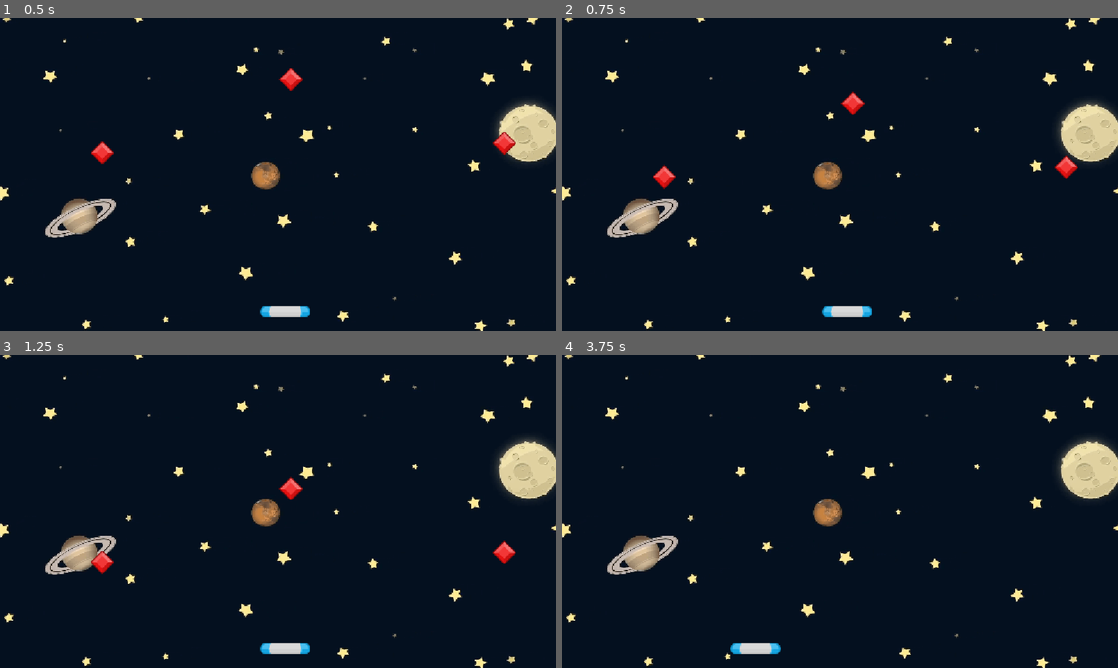
Above: before the commit, frames 1-4 (two rows, left to right).
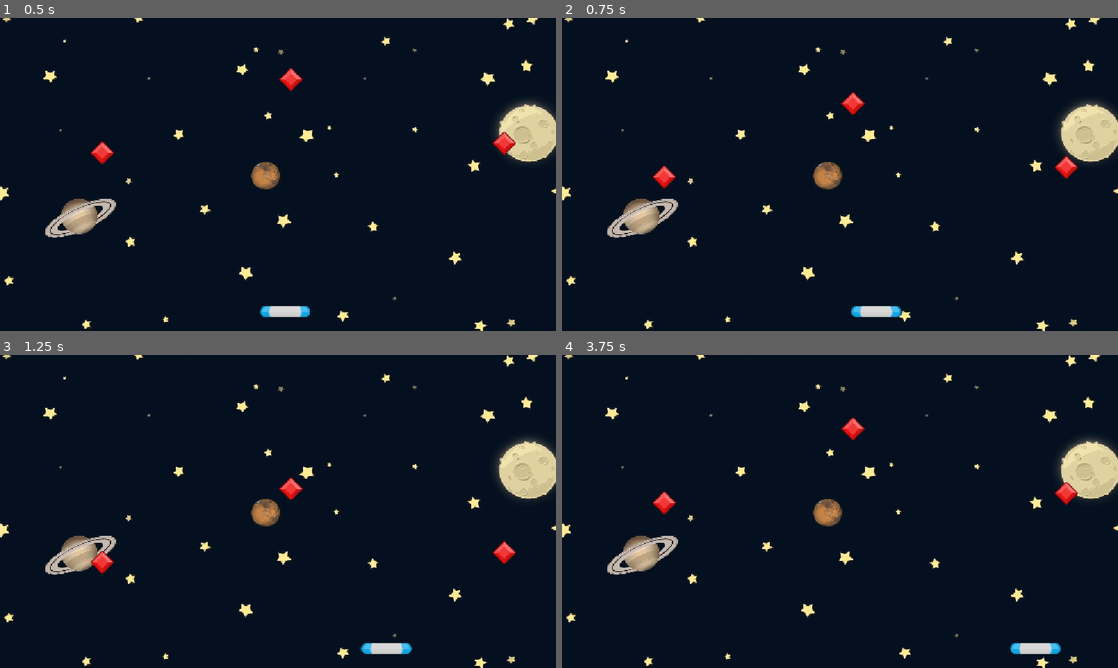
Above: after the commit, the same moments.

Repository: farzah14/gem_catcher
Game: Godot game, scene res://Scenes/ui/UI.tscn
Same seed, same stepped clock (60 frames per second), same inputs: the game is played once before the commit and once after it.
Inputs:
- Up to frame 1 (0.5 s): no input
- Up to frame 2 (0.75 s): hold Right (move_right, bound only after the commit) from 0.53 s (still down)
- Up to frame 3 (1.25 s): keep holding Right (move_right, bound only after the commit)
- Up to frame 4 (3.75 s): release Right (move_right, bound only after the commit) at 1.28 s; hold Left (move_left) 1.28-2.03 s; hold Right (move_right, bound only after the commit) 2.03-3.53 s; hold Left (move_left) from 3.53 s (still down)

Frame 1 is identical in both runs. In frame 2, 0.5% of the frame differs, in the area x 46-61%, y 92-96%; in frame 3, 0.6%; in frame 4, 1.2%, in the area x 16-93%, y 19-96%.

Commit message:
Add score to terminal output

Diff:
--- a/Scenes/Paddle/paddle.gd
+++ b/Scenes/Paddle/paddle.gd
@@ -1,19 +1,17 @@
 extends Area2D
 
-#Speed for movement Paddle
-@export var SPEED: float = 200.0
+var SPEED: float = 300.0 #Speed for movement Paddle
+var total_point: int = 0 #total_point when gem touch/hit paddle
+
+#Signal that stores a parameter to get the gem that was hit.
+signal scored(gem_hit: Area2D)
 
 # Called when the node enters the scene tree for the first time.
 func _ready() -> void:
-	pass # Replace with function body.
+	pass
 
 # Called every frame. 'delta' is the elapsed time since the previous frame.
 func _process(delta: float) -> void:
-	#if Input.is_action_pressed("move_right"):
-		#position.x += SPEED * delta
-	#if Input.is_action_pressed("move_left"):
-		#position.x -= SPEED * delta
-
 	#Movement_paddle using get_axis(-1, 1)
 	var movement_paddle: float = Input.get_axis("move_left", "move_right")
 	position.x +=  SPEED * delta * movement_paddle
@@ -23,3 +21,9 @@
 		get_viewport_rect().position.x,
 		get_viewport_rect().end.x
 	)
+
+#Function send signal to gem.gd
+func _on_area_entered(area: Area2D) -> void:
+	scored.emit(area)
+	total_point+=1
+	print(total_point)
--- a/Scenes/Paddle/paddle.tscn
+++ b/Scenes/Paddle/paddle.tscn
@@ -1,12 +1,12 @@
 [gd_scene load_steps=4 format=3 uid="uid://8wju6t42ld6x"]
 
-[ext_resource type="Script" uid="uid://cv3l30lxc7w62" path="res://Scenes/Paddle/paddle.gd" id="1_iwrur"]
+[ext_resource type="Script" uid="uid://cflf53j8sbkyr" path="res://Scenes/Paddle/paddle.gd" id="1_iwrur"]
 [ext_resource type="Texture2D" uid="uid://cyh06h8go83m7" path="res://assets/paddleBlu.png" id="1_lp5es"]
 
 [sub_resource type="CapsuleShape2D" id="CapsuleShape2D_gsum3"]
 height = 85.35
 
-[node name="Paddle" type="Area2D"]
+[node name="paddle" type="Area2D"]
 script = ExtResource("1_iwrur")
 
 [node name="Sprite2D" type="Sprite2D" parent="."]
@@ -18,3 +18,9 @@
 scale = Vector2(1.225, 1.225)
 shape = SubResource("CapsuleShape2D_gsum3")
 debug_color = Color(0.89053833, 0.0002525902, 0.79445344, 0.41960785)
+
+[connection signal="area_entered" from="." to="." method="_on_area_entered"]
+[connection signal="body_entered" from="." to="." method="_on_body_entered"]
+[connection signal="body_entered" from="." to="." method="_on_body_paddle_entered"]
+[connection signal="scored" from="." to="." method="_on_scored"]
+[connection signal="scored" from="." to="." method="to_string"]
--- a/Scenes/gem/gem.gd
+++ b/Scenes/gem/gem.gd
@@ -1,21 +1,27 @@
 extends Area2D
+
+#Speed for movement Gem
+@export var SPEED: float = 200.0
+@onready var paddle: Area2D = $"../Paddle"
+
+#First position of Gem
+var first_position: float = 26.0
 
 # Called when the node enters the scene tree for the first time.
 func _ready() -> void:
-	pass # Replace with function body.
-
-#Speed for movement Gem
-@export var SPEED: float = 100.0
+	#connected between sender(paddle) and function receiver(gem)
+	paddle.scored.connect(_on_paddle)
 
 # Called every frame. 'delta' is the elapsed time since the previous frame.
 func _process(delta: float) -> void:
-	#First position of Gem
-	var first_position: float = 26.0
-
 	#Movement paddle y(top to bottom) axis
 	position.y += 200.0 * delta
 
 #	#Condition if gem touches the bottom of the 2d canvas
 	if position.y > get_viewport_rect().end.y:
-		set_process(false)
-		queue_free()
+		position.y = first_position
+
+#Function for back to first position when gem hit paddle.
+func _on_paddle(gem_hit:Area2D) -> void:
+	if gem_hit == self:
+		position.y = first_position
--- a/Scenes/gem/gem.tscn
+++ b/Scenes/gem/gem.tscn
@@ -17,3 +17,7 @@
 rotation = -2.3430421
 scale = Vector2(1.8064018, 1.9772536)
 shape = SubResource("RectangleShape2D_f2soh")
+
+[connection signal="body_entered" from="." to="." method="_on_game_body_entered"]
+[connection signal="body_entered" from="." to="." method="_on_body_entered"]
+[connection signal="body_entered" from="." to="." method="_on_gem_body_entered"]
--- a/Scenes/ui/UI.tscn
+++ b/Scenes/ui/UI.tscn
@@ -1,10 +1,12 @@
-[gd_scene load_steps=4 format=3 uid="uid://cmjdb16s7gx0a"]
+[gd_scene load_steps=5 format=3 uid="uid://cmjdb16s7gx0a"]
 
 [ext_resource type="Texture2D" uid="uid://dobl4xku0votn" path="res://assets/GameBg.png" id="1_u70sc"]
+[ext_resource type="Script" uid="uid://cato6k8iqwy3l" path="res://Scenes/ui/ui.gd" id="1_vmyls"]
 [ext_resource type="PackedScene" uid="uid://8wju6t42ld6x" path="res://Scenes/Paddle/paddle.tscn" id="2_lynu0"]
 [ext_resource type="PackedScene" uid="uid://b1l4wv21xm2gg" path="res://Scenes/gem/gem.tscn" id="3_ljcop"]
 
 [node name="Ui" type="Node2D"]
+script = ExtResource("1_vmyls")
 
 [node name="GameBg" type="Sprite2D" parent="."]
 position = Vector2(588, 332)
@@ -22,3 +24,6 @@
 
 [node name="gem3" parent="." instance=ExtResource("3_ljcop")]
 position = Vector2(603, 27)
+
+[connection signal="area_entered" from="Paddle" to="." method="_on_paddle_area_entered"]
+[connection signal="area_entered" from="gem3" to="." method="_on_gem_3_area_entered"]
--- /dev/null
+++ b/Scenes/ui/ui.gd
@@ -0,0 +1,17 @@
+extends Node2D
+var gems: Array[Node2D]
+
+@onready var gem: Area2D = $gem
+@onready var gem_2: Area2D = $gem2
+@onready var gem_3: Area2D = $gem3
+
+# Called when the node enters the scene tree for the first time.
+func _ready() -> void:
+	gems = [gem, gem_2, gem_3]
+
+#Function for gem touches to paddle area, will score Increase by 1
+#func _on_paddle_area_entered(area: Area2D) -> void:
+	#if area == gem or area == gem_2 or area == gem_3:
+		#score+=1
+		#area.position.y = 0
+		#print(score)
--- a/project.godot
+++ b/project.godot
@@ -39,7 +39,8 @@
 }
 move_right={
 "deadzone": 0.2,
-"events": []
+"events": [Object(InputEventKey,"resource_local_to_scene":false,"resource_name":"","device":0,"window_id":0,"alt_pressed":false,"shift_pressed":false,"ctrl_pressed":false,"meta_pressed":false,"pressed":false,"keycode":0,"physical_keycode":4194321,"key_label":0,"unicode":0,"location":0,"echo":false,"script":null)
+]
 }
 
 [rendering]
Not shown, changed: Scenes/Paddle/paddle.gd.uid
Not shown, added: Scenes/ui/ui.gd.uid
Not shown, changed: export_presets.cfg
